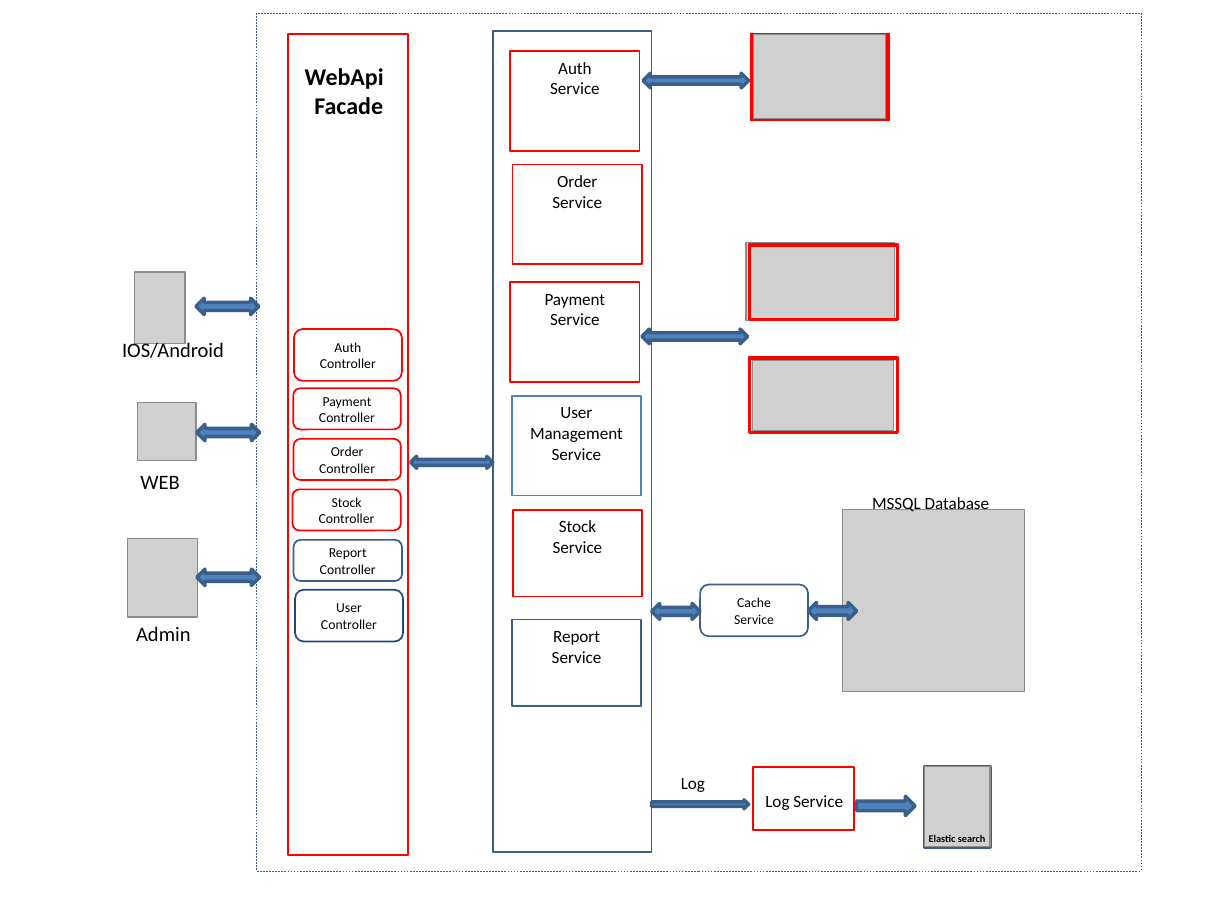
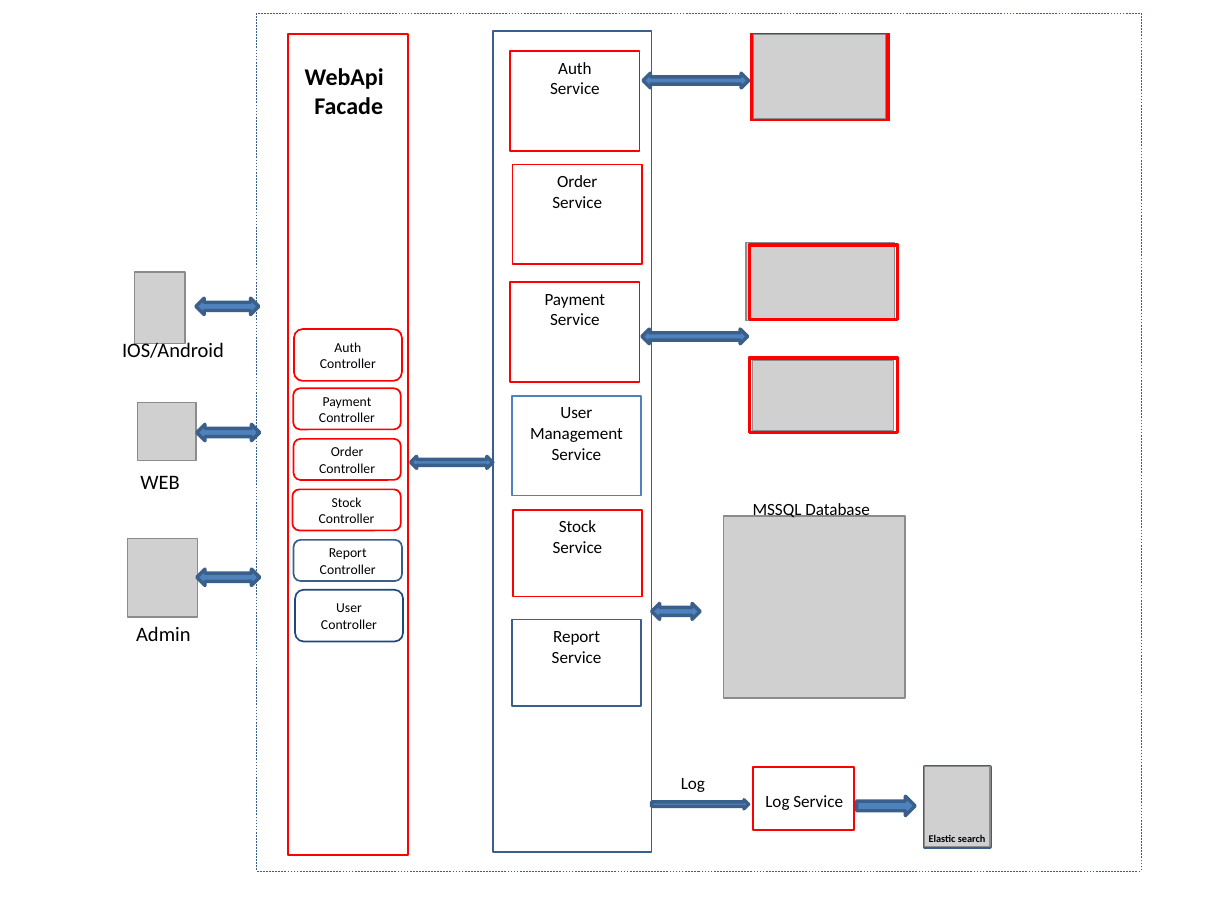
Before and after one commit to apriorit/Demo1_Marketplace, a slide deck: slide 1 of Docs/HLD.pptx. Drawn at 1232x924 pixels with LibreOffice and Linux fonts; fonts in the diff are those of the drawing; grey boxes stand for pictures. Boxes give left, top, right and bottom in pixels: in the first picture for what was removed or moved away, otherwise in the second. Text is boxed around its words. In the diff, an @@ line names an element or a change of style, - is before the commit and + after.

```diff
--- a/Docs/HLD.pptx
+++ b/Docs/HLD.pptx
@@ text "MSSQL Database": place and size @@
-text "MSSQL Database" at (872, 495, 989, 512)
+text "MSSQL Database" at (753, 502, 869, 518)
@@ picture: place and size @@
-picture at (843, 509, 1025, 691)
+picture at (723, 516, 906, 699)
@@ rounded rectangle removed at (700, 584, 808, 636) @@
-Cache
-Service
@@ left right arrow removed at (808, 602, 856, 620) @@
```
Also in this commit, not shown: 4 other files.
